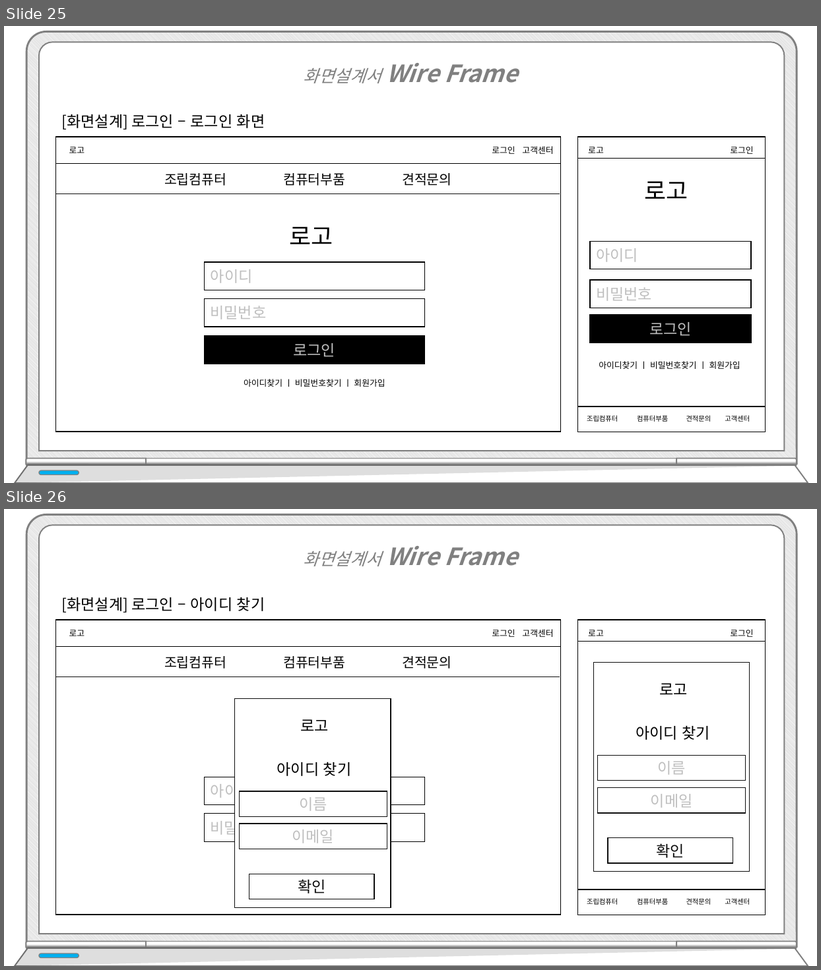
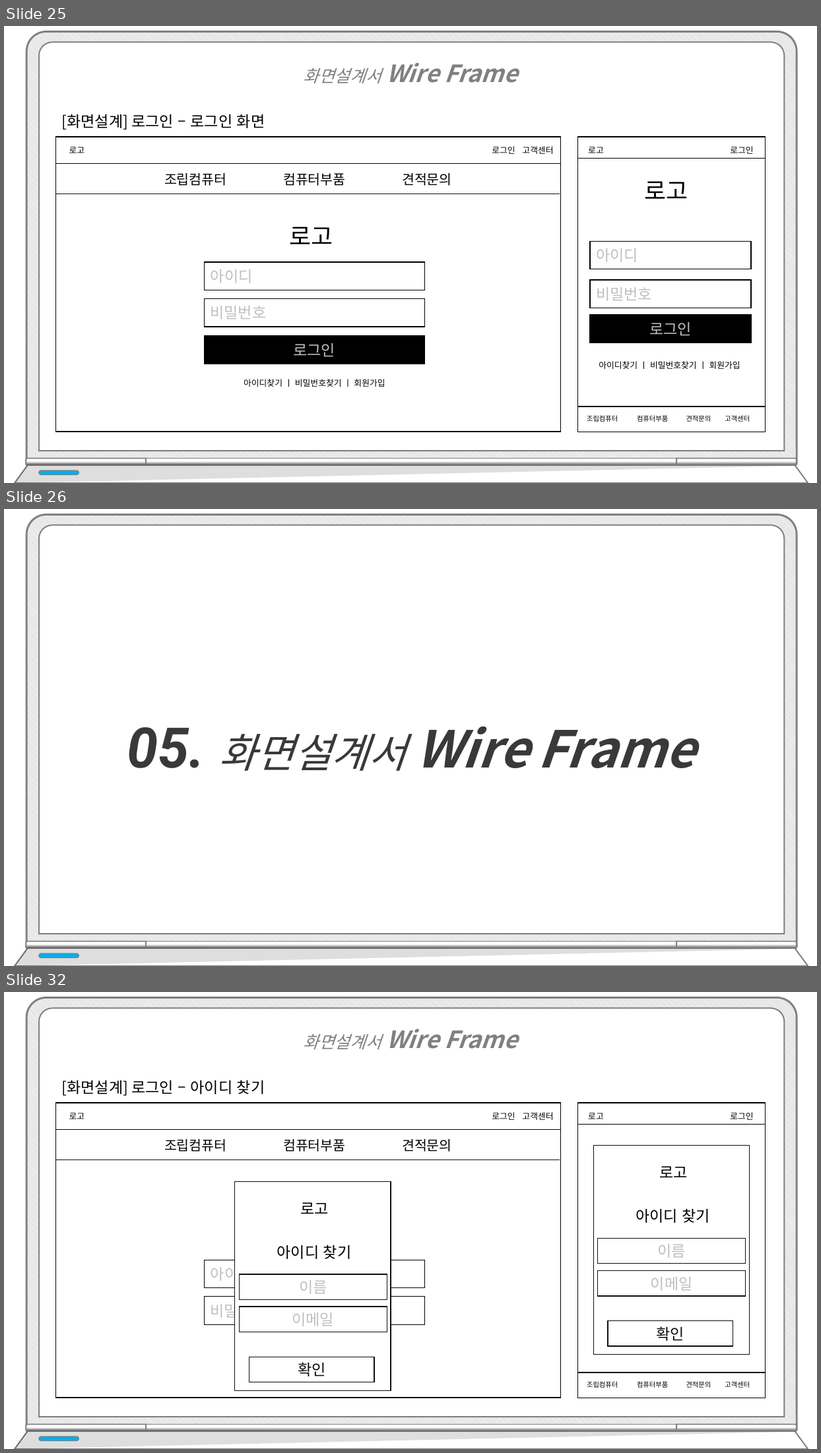
Before and after one commit to hhsw07/ezen-academy-projects, a slide deck: WebContent/발표/4차/프로젝트5_4차.pptx. Shown one above the other, each under a label of ours: slides 25 and 26 before the commit, slides 25, 26 and 32 after it; the slides between them are not shown. The pictures are 821x970 and 821x1453 pixels, drawn with LibreOffice and Linux fonts; fonts in the diff are those of the drawing. Boxes give left, top, right and bottom in pixels: in the first picture for what was removed or moved away, otherwise in the second. Text is boxed around its words. In the diff, an @@ line names an element or a change of style, - is before the commit and + after.

```diff
--- a/WebContent/발표/4차/프로젝트5_4차.pptx
+++ b/WebContent/발표/4차/프로젝트5_4차.pptx
@@ slide 26 added at <box>4,509,817,966</box>, background #FFFFFF @@
@@ text added at <box>127,726,696,771</box>, 60 pt, text #3B3838, bold, italic @@
+05. 화면설계서 Wire Frame
@@ group added at <box>15,514,808,966</box>: 5 round same rects, 2 freeform shapes, 1 rounded rectangle @@
@@ what was slide 26 is now slide 32 @@
```
Also in this commit, not shown: 7 slides changed, 5 other slides added.
